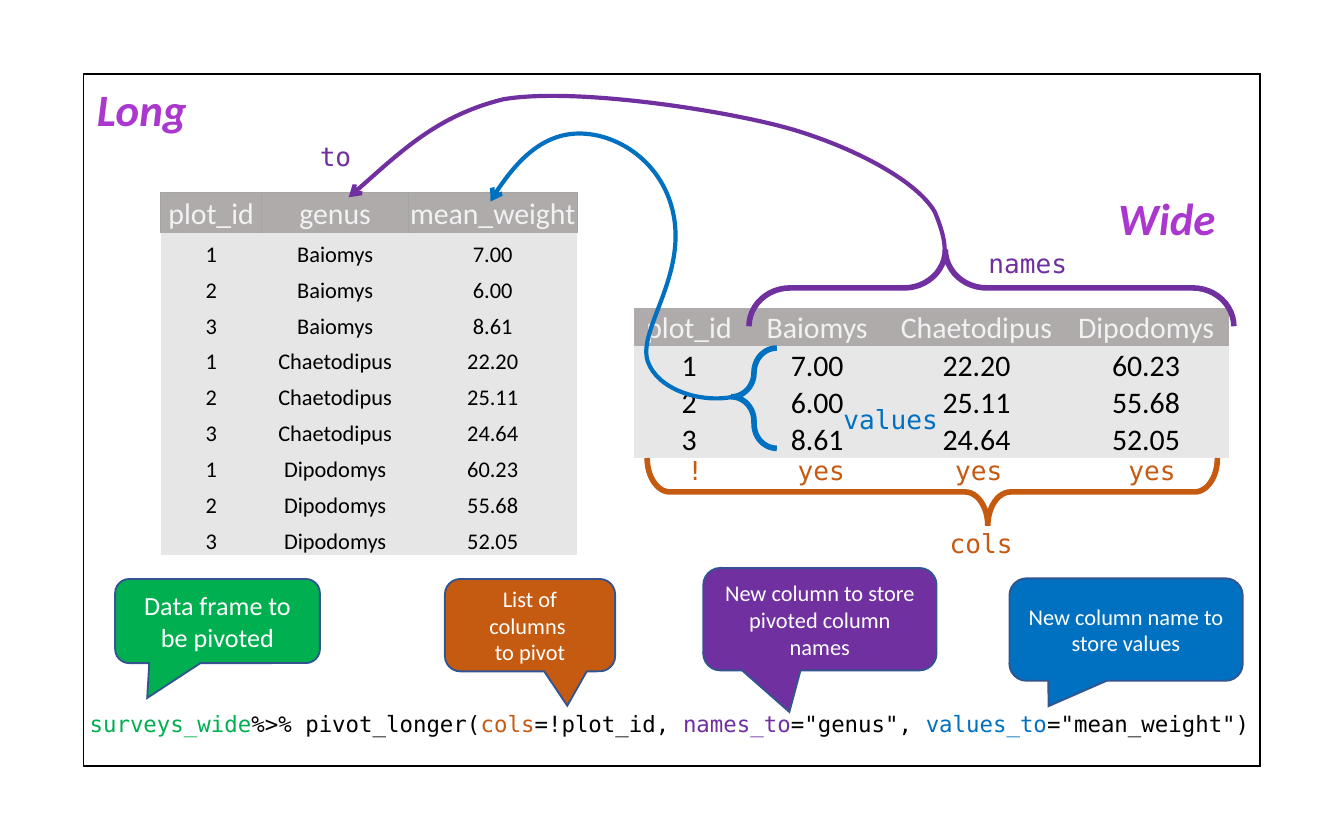
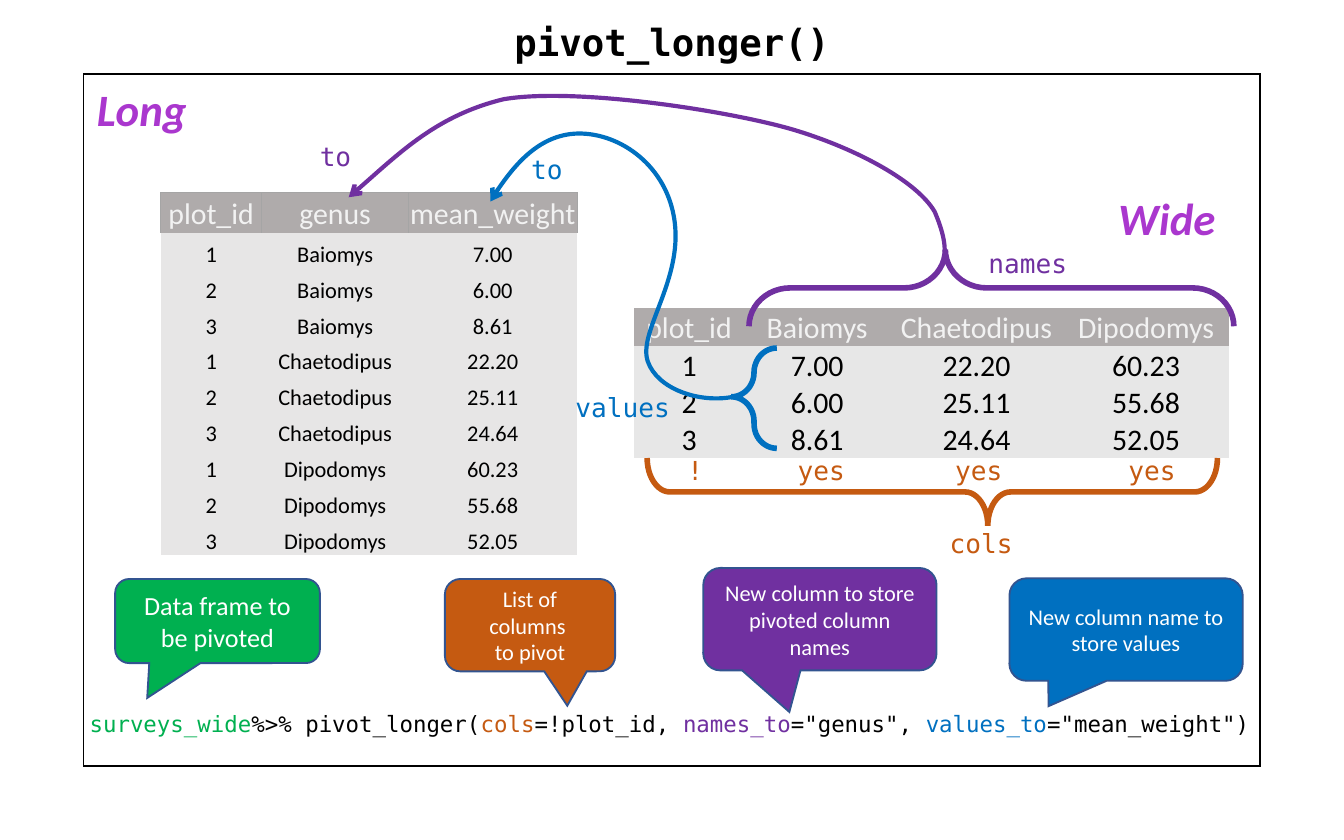
Before and after one commit to bios2/R-ecology-lesson, a slide deck: slide 1 of img/pivot_longer_diagram.pptx. Drawn at 1344x840 pixels with LibreOffice and Linux fonts; fonts in the diff are those of the drawing. Boxes give left, top, right and bottom in pixels: in the first picture for what was removed or moved away, otherwise in the second. Text is boxed around its words. In the diff, an @@ line names an element or a change of style, - is before the commit and + after.

```diff
--- a/img/pivot_longer_diagram.pptx
+++ b/img/pivot_longer_diagram.pptx
@@ text added at (514, 25, 829, 63), 20 pt, text #000000, bold @@
+pivot_longer()
@@ text added at (531, 160, 562, 180), 14 pt, text #0070C0 @@
+to
@@ text "values": place and size @@
-text "values" at (843, 409, 937, 430)
+text "values" at (575, 397, 669, 418)
```
Also in this commit, not shown: 3 other files.
